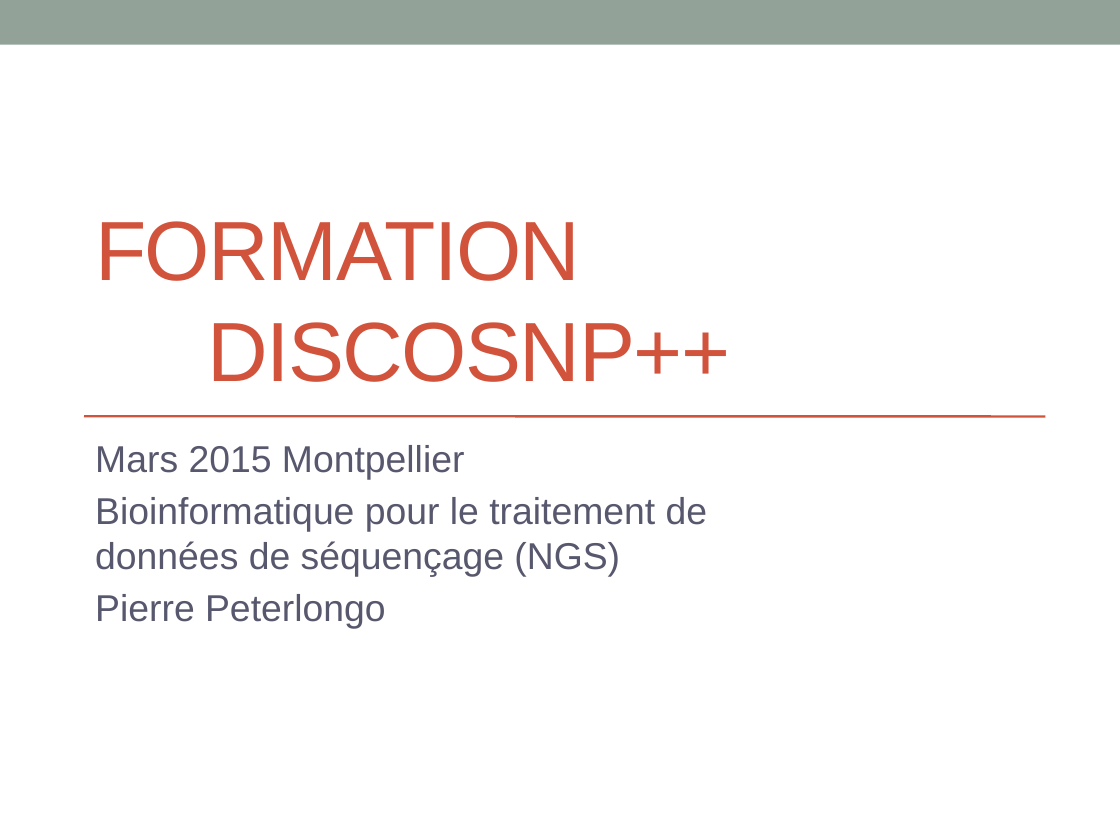
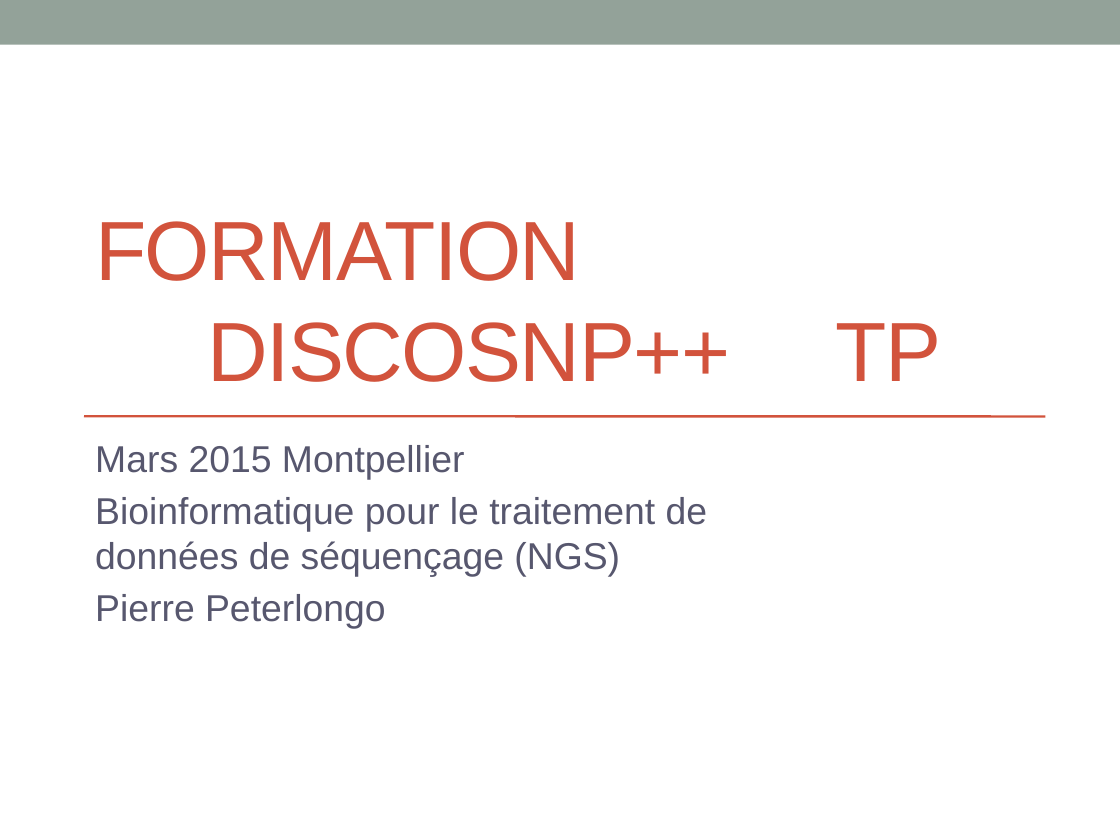
Before and after one commit to GATB/DiscoSnp, a slide deck: slide 1 of donot_release/formation_montpellier/TP_formation_colib'read.pptx. Drawn at 1120x840 pixels with LibreOffice and Linux fonts; fonts in the diff are those of the drawing. Boxes give left, top, right and bottom in pixels: in the first picture for what was removed or moved away, otherwise in the second. Text is boxed around its words. In the diff, an @@ line names an element or a change of style, - is before the commit and + after.

```diff
--- a/donot_release/formation_montpellier/TP_formation_colib'read.pptx
+++ b/donot_release/formation_montpellier/TP_formation_colib'read.pptx
@@ title at box(95, 221, 942, 382): text changed @@
-FORMATION
-DISCOSNP++
+FORMATION
+DISCOSNP++ TP
```
Also in this commit, not shown: 3 other files.
